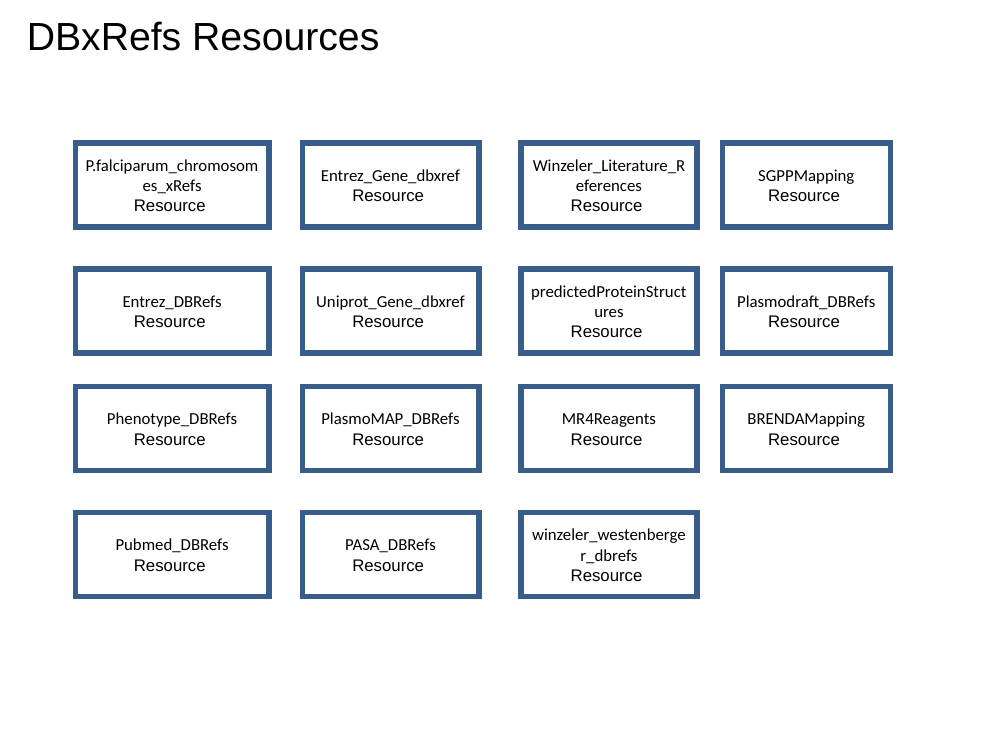
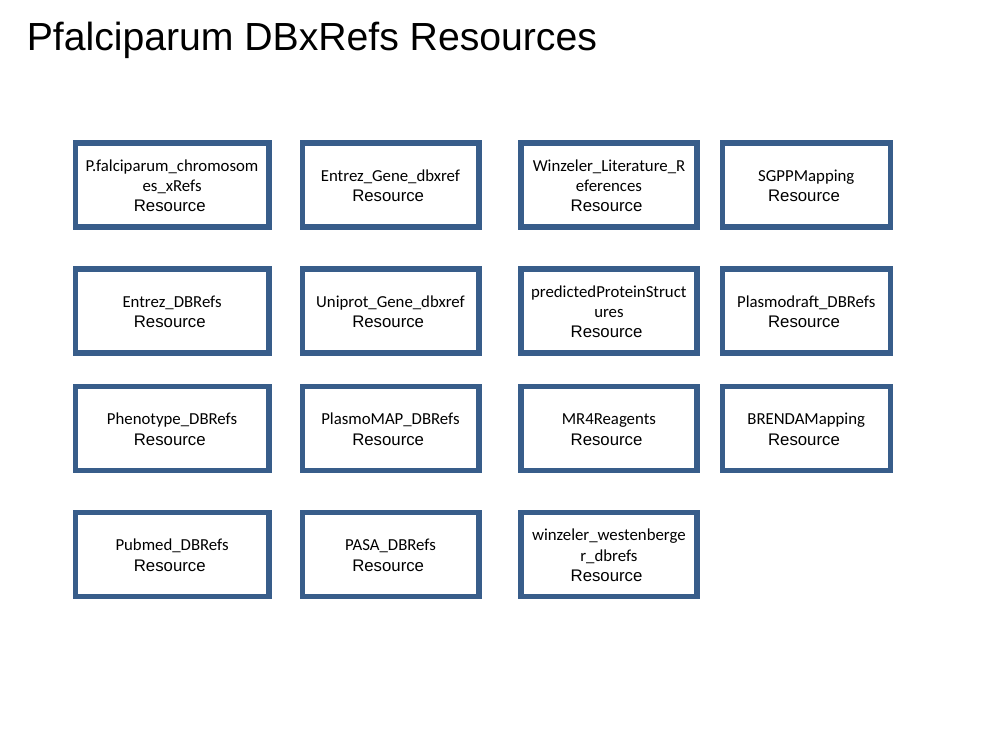
Before and after one commit to VEuPathDB/ApiCommonWorkflow, a slide deck: slide 18 of Main/doc/IntegratedWorkflow.ppt (slide 15 before the commit). Drawn at 1008x756 pixels with LibreOffice and Linux fonts; fonts in the diff are those of the drawing. Boxes give left, top, right and bottom in pixels: in the first picture for what was removed or moved away, otherwise in the second. Text is boxed around its words. In the diff, an @@ line names an element or a change of style, - is before the commit and + after.

```diff
--- a/Main/doc/IntegratedWorkflow.ppt
+++ b/Main/doc/IntegratedWorkflow.ppt
@@ title at (27, 21, 597, 58): text changed @@
-DBxRefs Resources
+Pfalciparum DBxRefs Resources
```
Also in this commit, not shown: 3 other slides changed, 3 slides added.
